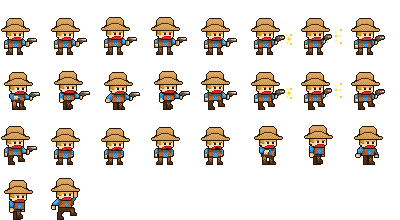
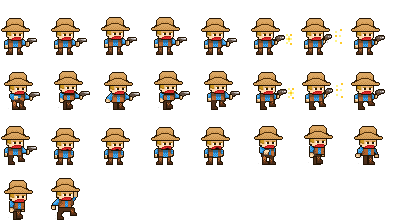
The second (400, 220) image is a revision of the first. Changes to its layers:
painted on "cowboy.png" over [201, 71, 375, 110]
